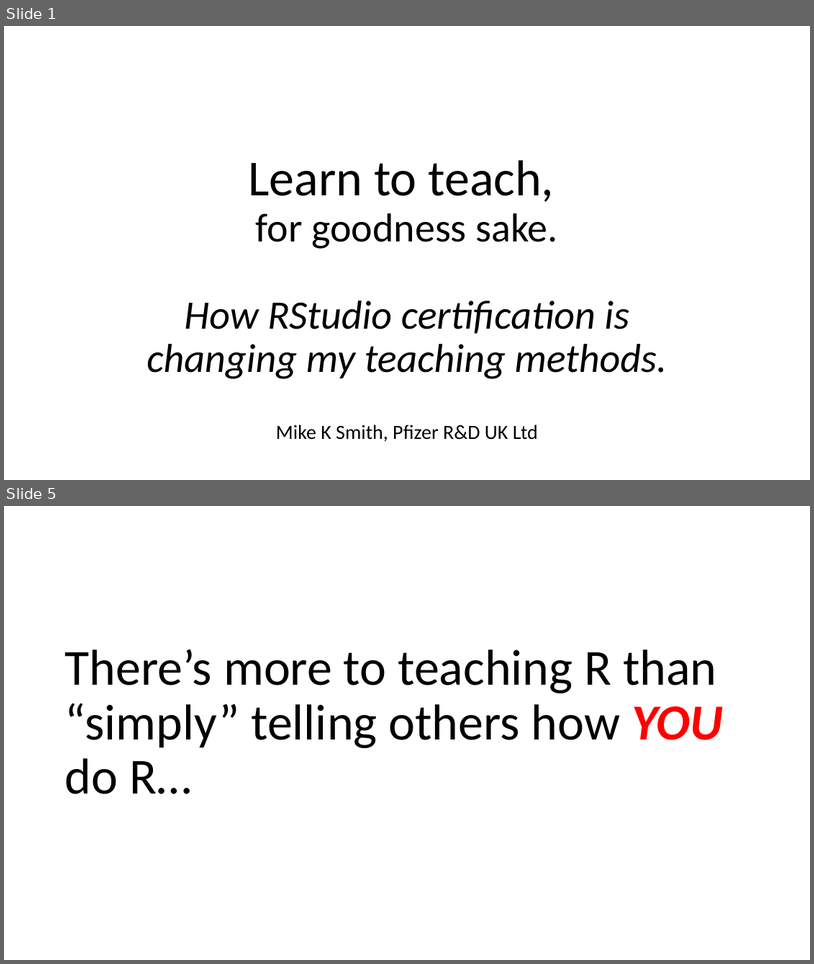
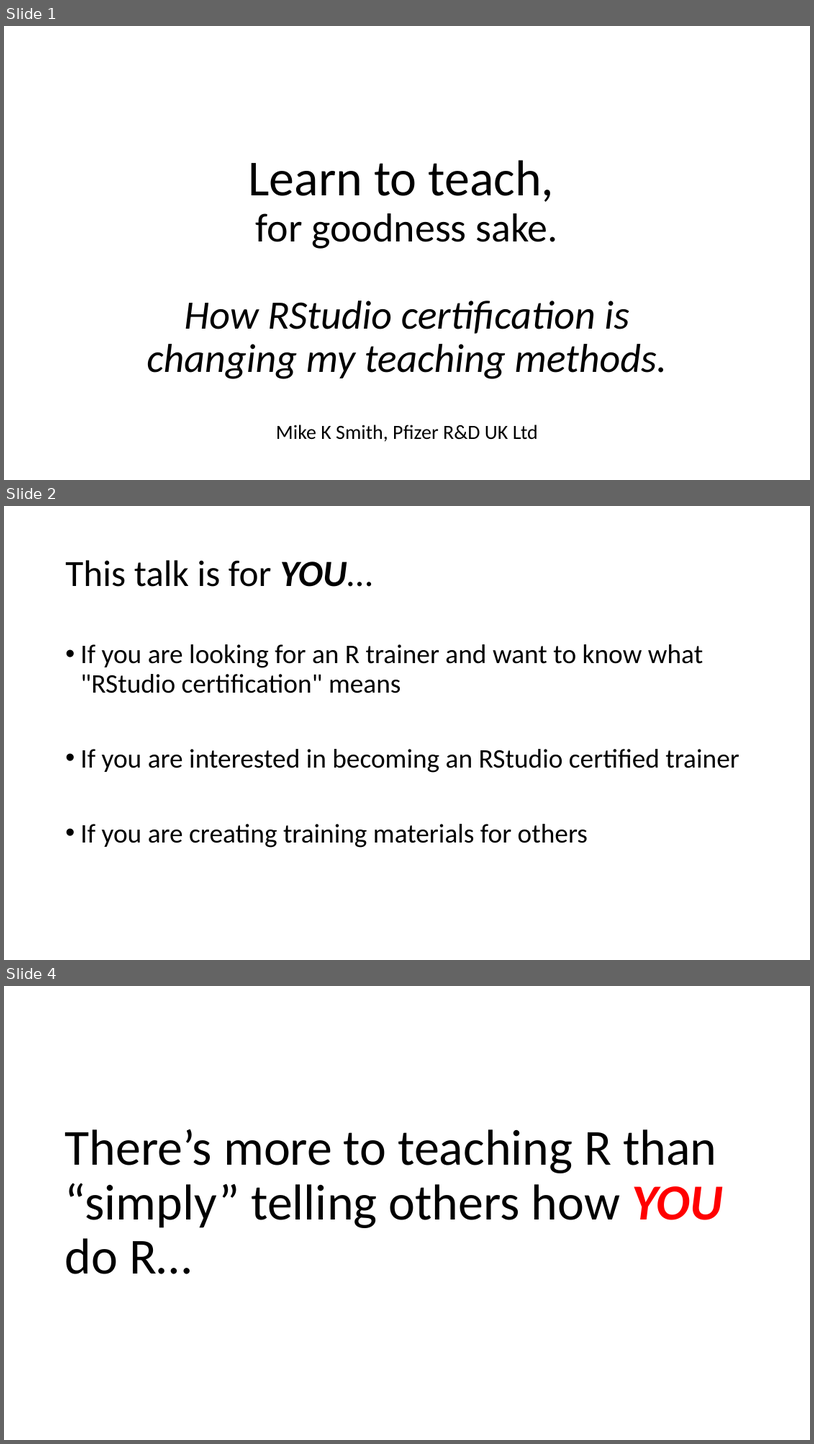
Before and after one commit to MikeKSmith/RStudioConf2020, a slide deck: Learn to teach_MikeKSmith.pptx. Shown one above the other, each under a label of ours: slides 1 and 5 before the commit, slides 1, 2 and 4 after it; the slides between them are not shown. The pictures are 814x964 and 814x1444 pixels, drawn with LibreOffice and Linux fonts; fonts in the diff are those of the drawing. Boxes give left, top, right and bottom in pixels: in the first picture for what was removed or moved away, otherwise in the second. Text is boxed around its words. In the diff, an @@ line names an element or a change of style, - is before the commit and + after.

Commit message:
Update slide deck for lightning talk.
Lightning talk at RStudio conference 2020 on "Learn to teach, for goodness sake". Covering RStudio certification and what it means to me as a trainer, and what it means for delegates being trained.

```diff
--- a/Learn to teach_MikeKSmith.pptx
+++ b/Learn to teach_MikeKSmith.pptx
@@ slide 2 added at (x1=4, y1=506, x2=810, y2=960), background #FFFFFF @@
@@ title added at (x1=65, y1=560, x2=373, y2=587), 44 pt, text #000000 @@
+This talk is for YOU…
@@ text added at (x1=80, y1=644, x2=739, y2=847), 32 pt, text #000000 @@
+• If you are looking for an R trainer and want to know what "RStudio certification" means
+• If you are interested in becoming an RStudio certified trainer
+• If you are creating training materials for others
@@ what was slide 5 is now slide 4 @@
```
Also in this commit, not shown: 6 slides changed, 3 other slides added, 15 slides removed.
